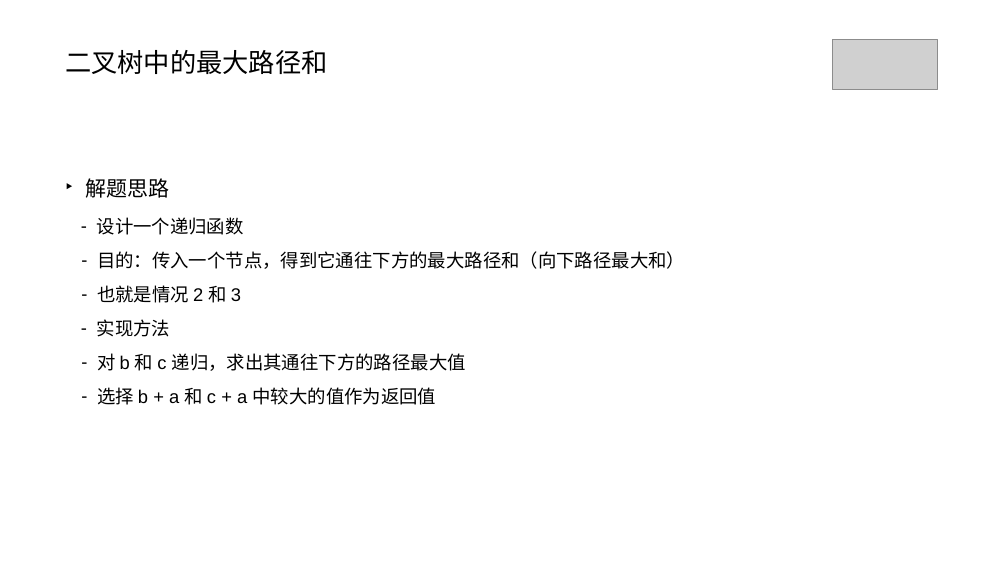
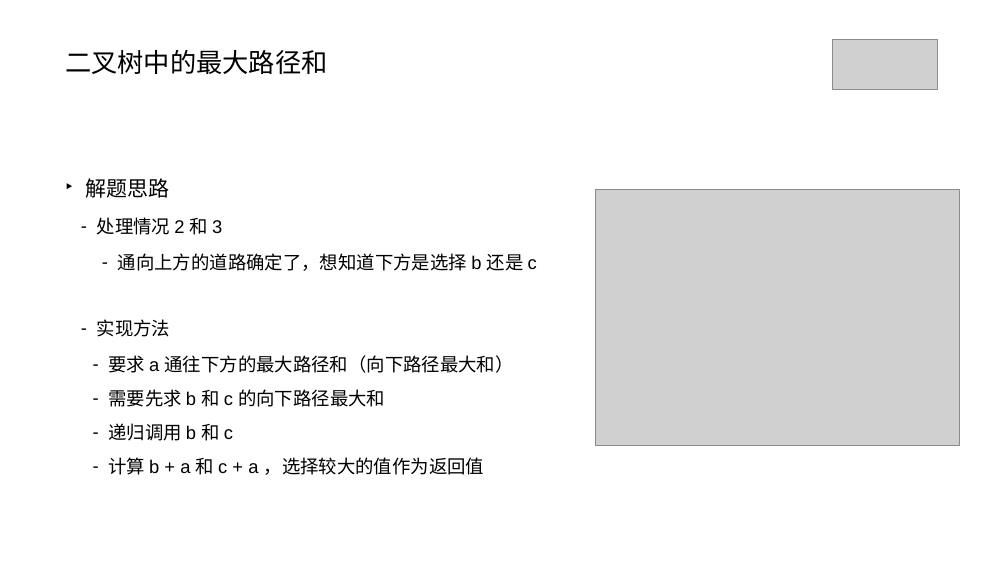
Before and after one commit to AhJo53589/leetcode-cn, a slide deck: slide 7 of problems/binary-tree-maximum-path-sum/124. binary-tree-maximum-path-sum.pptx. Drawn at 1008x567 pixels with LibreOffice and Linux fonts; fonts in the diff are those of the drawing; grey boxes stand for pictures. Boxes give left, top, right and bottom in pixels: in the first picture for what was removed or moved away, otherwise in the second. Text is boxed around its words. In the diff, an @@ line names an element or a change of style, - is before the commit and + after.

```diff
--- a/problems/binary-tree-maximum-path-sum/124. binary-tree-maximum-path-sum.pptx
+++ b/problems/binary-tree-maximum-path-sum/124. binary-tree-maximum-path-sum.pptx
@@ picture added at box(595, 189, 959, 445) @@
@@ text at box(97, 217, 222, 235): text changed @@
-      – 设计一个递归函数
+      – 处理情况 2 和 3
@@ text added at box(118, 253, 537, 271), 35 pt, text #000000 @@
+      – 通向上方的道路确定了，想知道下方是选择 b 还是 c
@@ text removed at box(97, 285, 241, 303) @@
-      – 也就是情况 2 和 3
@@ text at box(108, 355, 514, 373): text changed @@
-      – 目的：传入一个节点，得到它通往下方的最大路径和（向下路径最大和）
+      – 要求 a 通往下方的最大路径和（向下路径最大和）
@@ text at box(108, 389, 385, 407): text changed @@
-      – 对 b 和 c 递归，求出其通往下方的路径最大值
+      – 需要先求 b 和 c 的向下路径最大和
@@ text added at box(108, 423, 233, 441), 35 pt, text #000000 @@
+      – 递归调用 b 和 c
@@ text at box(108, 457, 485, 475): text changed @@
-      – 选择 b + a 和 c + a 中较大的值作为返回值
+      – 计算 b + a 和 c + a ，选择较大的值作为返回值
```
Also in this commit, not shown: 2 other slides changed, 11 other files.
